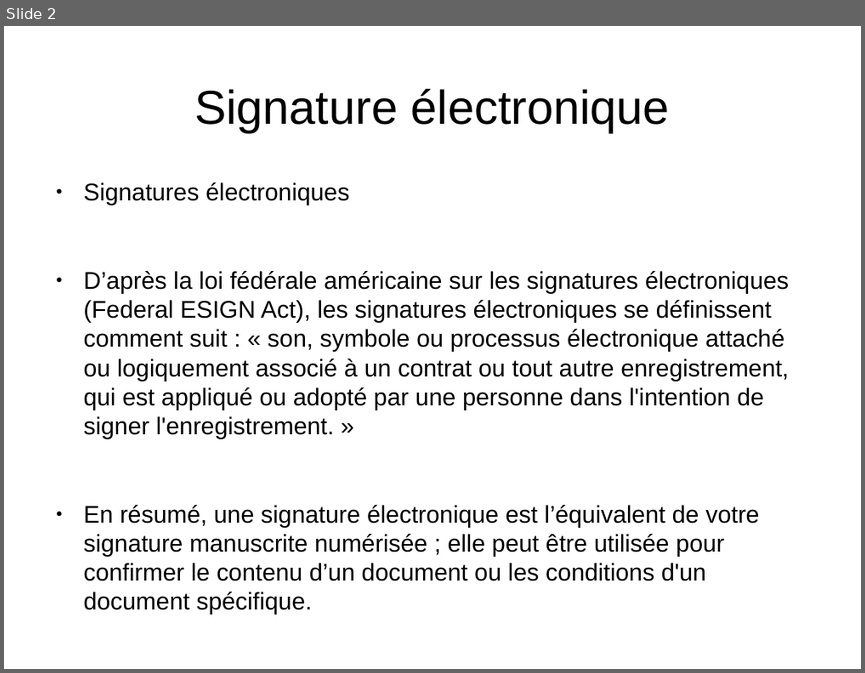
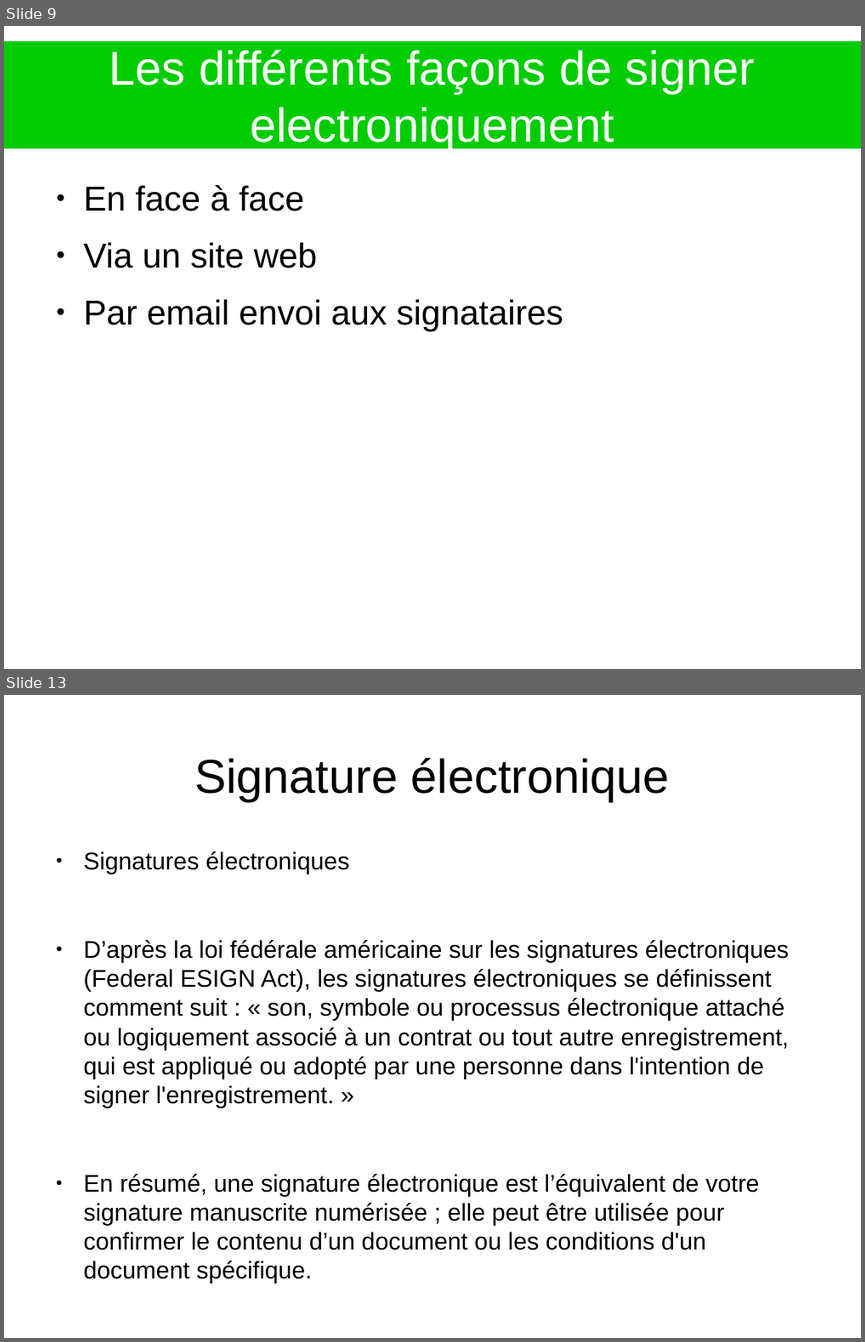
Before and after one commit to heylve/current, a slide deck: Presentations/SignatureElec.odp. Shown one above the other, each under a label of ours: slide 2 before the commit, slides 9 and 13 after it; the slides between them are not shown. The pictures are 865x673 and 865x1342 pixels, drawn with LibreOffice and Linux fonts; fonts in the diff are those of the drawing. Boxes give left, top, right and bottom in pixels: in the first picture for what was removed or moved away, otherwise in the second. Text is boxed around its words. In the diff, an @@ line names an element or a change of style, - is before the commit and + after.

```diff
--- a/Presentations/SignatureElec.odp
+++ b/Presentations/SignatureElec.odp
@@ slide 9 added at (4, 26, 861, 669), background #FFFFFF @@
@@ title added at (4, 41, 861, 149), fill #00CC00, 44 pt, text #FFFFFF @@
+Les différents façons de signer electroniquement
@@ text added at (84, 185, 563, 330), 32 pt, text #000000 @@
+● En face à face
+● Via un site web
+● Par email envoi aux signataires
@@ what was slide 2 is now slide 13 @@
```
Also in this commit, not shown: 1 slide changed, 10 other slides added, 5 other files.
